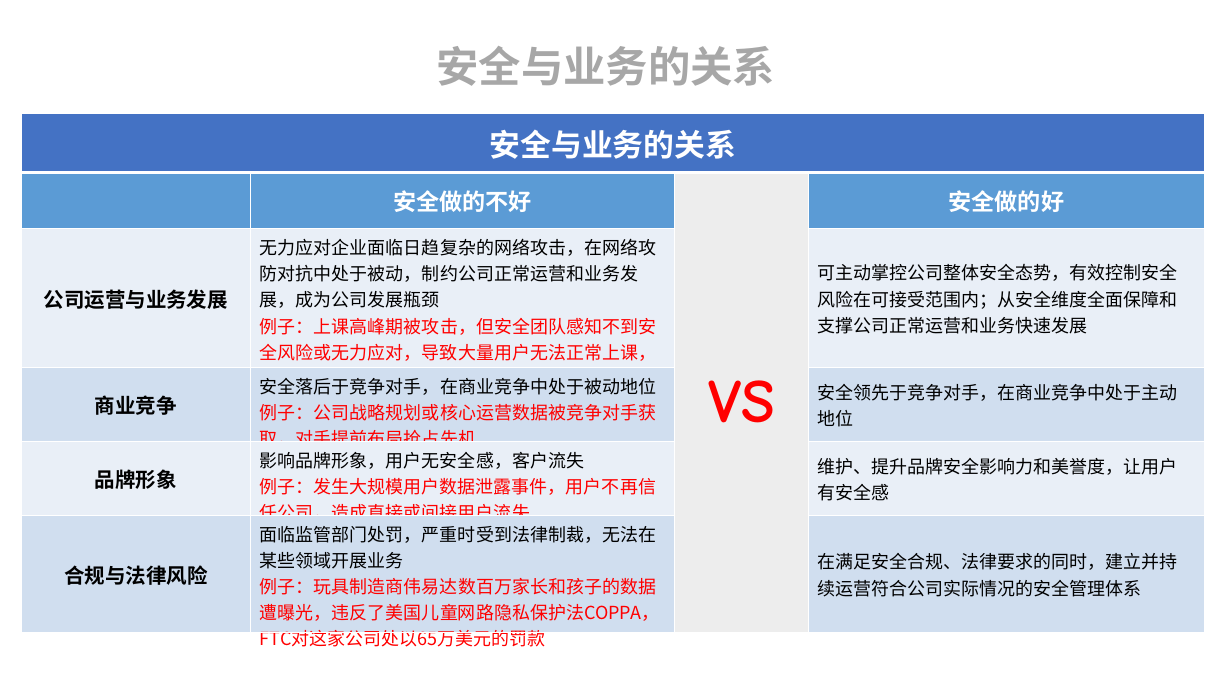
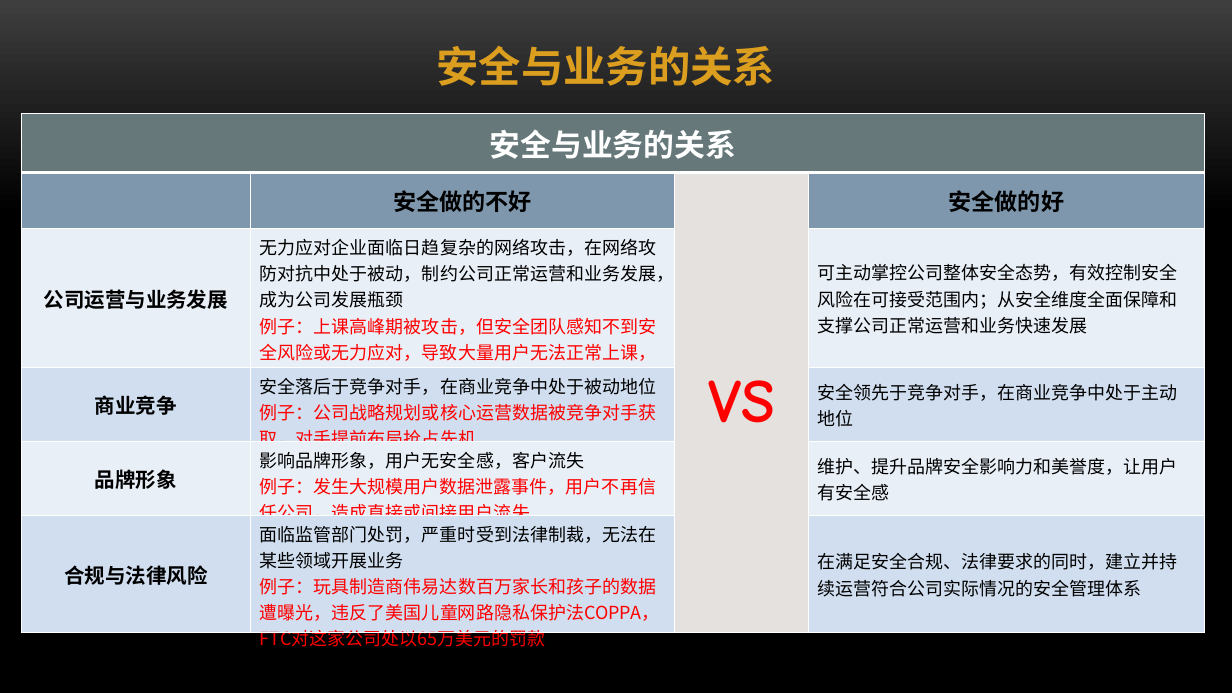
Before and after one commit to ym2011/SecurityMind, a slide deck: slide 20 of 互联网企业安全建设整体规划.pptx. Drawn at 1232x693 pixels with LibreOffice and Linux fonts; fonts in the diff are those of the drawing; background and template pictures are left out. Boxes give left, top, right and bottom in pixels: in the first picture for what was removed or moved away, otherwise in the second. Text is boxed around its words. In the diff, an @@ line names an element or a change of style, - is before the commit and + after.

Commit message:
信息安全管理
信息安全管理

```diff
--- a/互联网企业安全建设整体规划.pptx
+++ b/互联网企业安全建设整体规划.pptx
@@ background #FFFFFF to picture (left out) @@
@@ text "安全与业务的关系" at [436,46,775,86]: text colour #A7A7A7 to #DC9E1F @@
@@ table at [21,114,1205,651] @@
@@ fill #4472C4 to #67787B in row 1, column 1 @@
@@ fill #5B9BD5 to #7E97AD in 3 cells @@
@@ fill #EDEDED to #E5E1DE in row 2, column 3 @@
@@ text colour #FFFFFF to #000000 in "安全做的不好", "安全做的好" @@
```
Also in this commit, not shown: 27 other slides changed, 2 other files.
